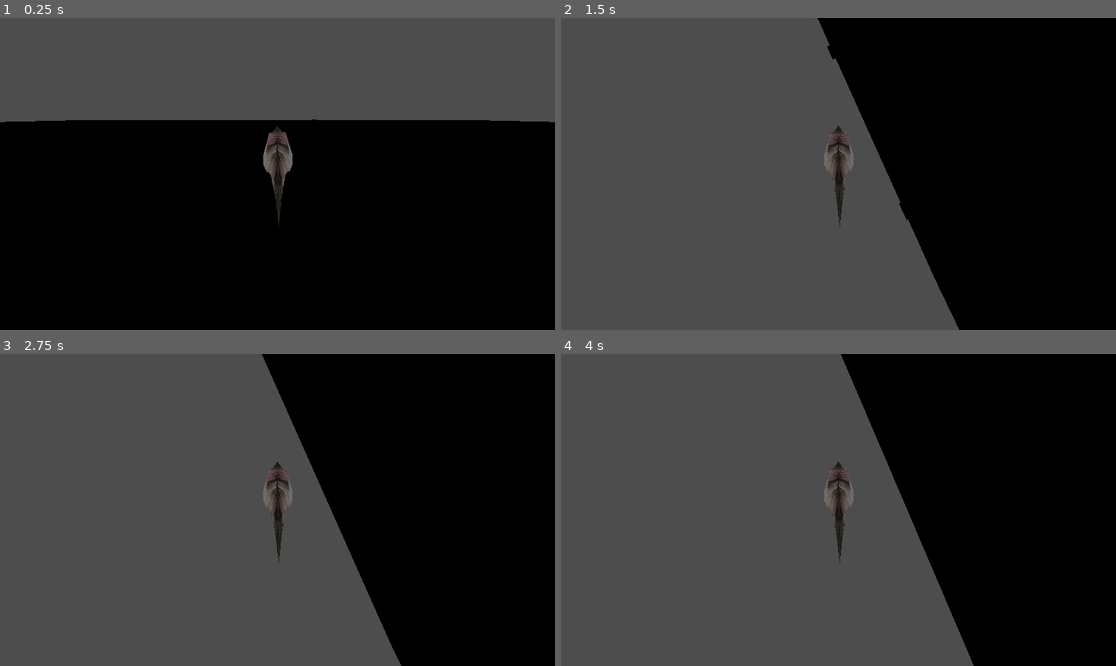
Above: before the commit, frames 1-4 (two rows, left to right).
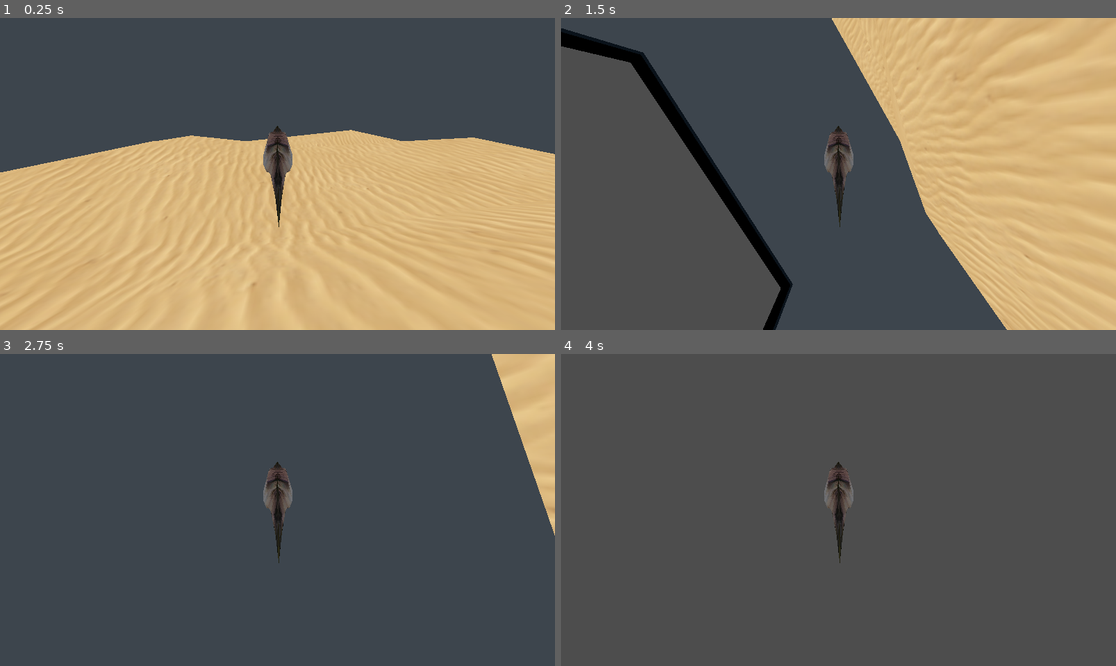
Above: after the commit, the same moments.

Repository: henkehedstrom/dj-scaled
Game: Godot game, scene res://level.tscn
The game is run twice, just before and just after one commit, with the same random seed, the same clock (stepped at 60 frames per second) and the same inputs.
Inputs (mouse positions are in pixels of both pictures, inside the frame that each line leads up to):
- Up to frame 1 (0.25 s): no input
- Up to frame 2 (1.5 s): tap Enter at 0.5 s; move the mouse to (866, 174) at 0.52 s; hold W (forward) from 0.53 s (still down); move the mouse to (810, 174) at 1.27 s
- Up to frame 3 (2.75 s): keep holding W (forward); move the mouse to (288, 503) at 2.02 s
- Up to frame 4 (4 s): keep holding W (forward); move the mouse to (832, 516) at 2.77 s; move the mouse to (877, 513) at 3.52 s

The runs differ from the first frame. In frame 1, 66% of the frame differs, in the area x 0-100%, y 32-100%; in frame 2, 44%; in frame 3, 40%; in frame 4, 38%.

Commit message:
Fisktank

Diff:
--- /dev/null
+++ b/FelixMapp_KOLLA_INTE/FishTankOverride.tscn
@@ -0,0 +1,14 @@
+[gd_scene load_steps=4 format=3 uid="uid://bnatb4jcs3ap3"]
+
+[ext_resource type="PackedScene" uid="uid://caqry3nbmckft" path="res://FelixMapp_KOLLA_INTE/fioshtank.glb" id="1_o5fft"]
+[ext_resource type="Material" uid="uid://bsumrc1nqh50q" path="res://FelixMapp_KOLLA_INTE/base_shader.tres" id="2_31fof"]
+[ext_resource type="Material" uid="uid://d4fbhmi1ysnxk" path="res://FelixMapp_KOLLA_INTE/glass_material.tres" id="2_gd3sh"]
+
+[node name="fioshtank" instance=ExtResource("1_o5fft")]
+
+[node name="Glass" parent="." index="0"]
+surface_material_override/0 = ExtResource("2_gd3sh")
+
+[node name="Sand" parent="." index="1"]
+material_override = ExtResource("2_31fof")
+surface_material_override/0 = ExtResource("2_31fof")
--- /dev/null
+++ b/FelixMapp_KOLLA_INTE/Tank.tscn
@@ -0,0 +1,7 @@
+[gd_scene load_steps=2 format=3 uid="uid://dnr28e1k7dff1"]
+
+[ext_resource type="PackedScene" uid="uid://caqry3nbmckft" path="res://FelixMapp_KOLLA_INTE/fioshtank.glb" id="1_sjpa2"]
+
+[node name="Tank" type="Node3D"]
+
+[node name="fioshtank" parent="." instance=ExtResource("1_sjpa2")]
--- /dev/null
+++ b/FelixMapp_KOLLA_INTE/base_shader.gdshader
@@ -0,0 +1,8 @@
+shader_type spatial;
+render_mode unshaded, shadows_disabled;
+
+uniform sampler2D albedo;
+
+void fragment() {
+	ALBEDO.rgb = texture(albedo, UV).rgb;
+}
--- /dev/null
+++ b/FelixMapp_KOLLA_INTE/base_shader.tres
@@ -0,0 +1,9 @@
+[gd_resource type="ShaderMaterial" load_steps=3 format=3 uid="uid://bsumrc1nqh50q"]
+
+[ext_resource type="Shader" path="res://FelixMapp_KOLLA_INTE/base_shader.gdshader" id="1_a3c54"]
+[ext_resource type="Texture2D" uid="uid://c6b5pyjn6wypx" path="res://FelixMapp_KOLLA_INTE/sand.png" id="2_8y03t"]
+
+[resource]
+render_priority = 0
+shader = ExtResource("1_a3c54")
+shader_parameter/albedo = ExtResource("2_8y03t")
--- /dev/null
+++ b/FelixMapp_KOLLA_INTE/glass_material.gdshader
@@ -0,0 +1,9 @@
+shader_type spatial;
+render_mode cull_disabled, unshaded, shadows_disabled;
+
+uniform vec4 color : source_color;
+
+void fragment() {
+	ALBEDO.rgb = color.rgb;
+	ALPHA = color.a;
+}
--- /dev/null
+++ b/FelixMapp_KOLLA_INTE/glass_material.tres
@@ -0,0 +1,8 @@
+[gd_resource type="ShaderMaterial" load_steps=2 format=3 uid="uid://d4fbhmi1ysnxk"]
+
+[ext_resource type="Shader" path="res://FelixMapp_KOLLA_INTE/glass_material.gdshader" id="1_p3q4l"]
+
+[resource]
+render_priority = 0
+shader = ExtResource("1_p3q4l")
+shader_parameter/color = Color(0.12549, 0.211765, 0.305882, 0.333333)
--- a/level.tscn
+++ b/level.tscn
@@ -1,38 +1,15 @@
-[gd_scene load_steps=4 format=3 uid="uid://dkk2wy2c3o8qi"]
+[gd_scene load_steps=3 format=3 uid="uid://dkk2wy2c3o8qi"]
 
 [ext_resource type="PackedScene" uid="uid://cid6u3cmr5qux" path="res://fish.tscn" id="1_8guv1"]
-
-[sub_resource type="BoxMesh" id="BoxMesh_kmqdb"]
-
-[sub_resource type="PlaneMesh" id="PlaneMesh_vukxj"]
+[ext_resource type="PackedScene" uid="uid://bnatb4jcs3ap3" path="res://FelixMapp_KOLLA_INTE/FishTankOverride.tscn" id="2_5xkw7"]
 
 [node name="Level" type="Node3D"]
 
 [node name="Fish" parent="." instance=ExtResource("1_8guv1")]
+transform = Transform3D(1, 0, 0, 0, 1, 0, 0, 0, 1, 0, 19.5935, 23.1932)
 
 [node name="Camera3D" type="Camera3D" parent="Fish"]
 transform = Transform3D(1, 0, 0, 0, 0.961098, 0.276208, 0, -0.276208, 0.961098, 0, 1.40857, 7.70137)
 
-[node name="MeshInstance3D" type="MeshInstance3D" parent="."]
-transform = Transform3D(1, 0, 0, 0, 1, 0, 0, 0, 1, 5.23259, 0, -11.6301)
-mesh = SubResource("BoxMesh_kmqdb")
-
-[node name="MeshInstance3D2" type="MeshInstance3D" parent="."]
-transform = Transform3D(1, 0, 0, 0, 1, 0, 0, 0, 1, -5.52137, 0, -19.0674)
-mesh = SubResource("BoxMesh_kmqdb")
-
-[node name="MeshInstance3D3" type="MeshInstance3D" parent="."]
-transform = Transform3D(1, 0, 0, 0, 1, 0, 0, 0, 1, 8.62072, 0, -41.3032)
-mesh = SubResource("BoxMesh_kmqdb")
-
-[node name="MeshInstance3D4" type="MeshInstance3D" parent="."]
-transform = Transform3D(1, 0, 0, 0, 1, 0, 0, 0, 1, -5.96744, 0, -33.4878)
-mesh = SubResource("BoxMesh_kmqdb")
-
-[node name="MeshInstance3D5" type="MeshInstance3D" parent="."]
-transform = Transform3D(1, 0, 0, 0, 1, 0, 0, 0, 1, -12.9173, 0, -11.4848)
-mesh = SubResource("BoxMesh_kmqdb")
-
-[node name="floor" type="MeshInstance3D" parent="."]
-transform = Transform3D(709.219, 0, 0, 0, 709.219, 0, 0, 0, 709.219, 0, -14.3916, 0)
-mesh = SubResource("PlaneMesh_vukxj")
+[node name="fioshtank" parent="." instance=ExtResource("2_5xkw7")]
+transform = Transform3D(7.32, 0, 0, 0, 7.32, 0, 0, 0, 7.32, 0, 0, 0)
Binary file added: FelixMapp_KOLLA_INTE/fioshtank.glb
Not shown, added: FelixMapp_KOLLA_INTE/fioshtank.glb.import
Binary file added: FelixMapp_KOLLA_INTE/sand.png
Not shown, added: FelixMapp_KOLLA_INTE/sand.png.import
